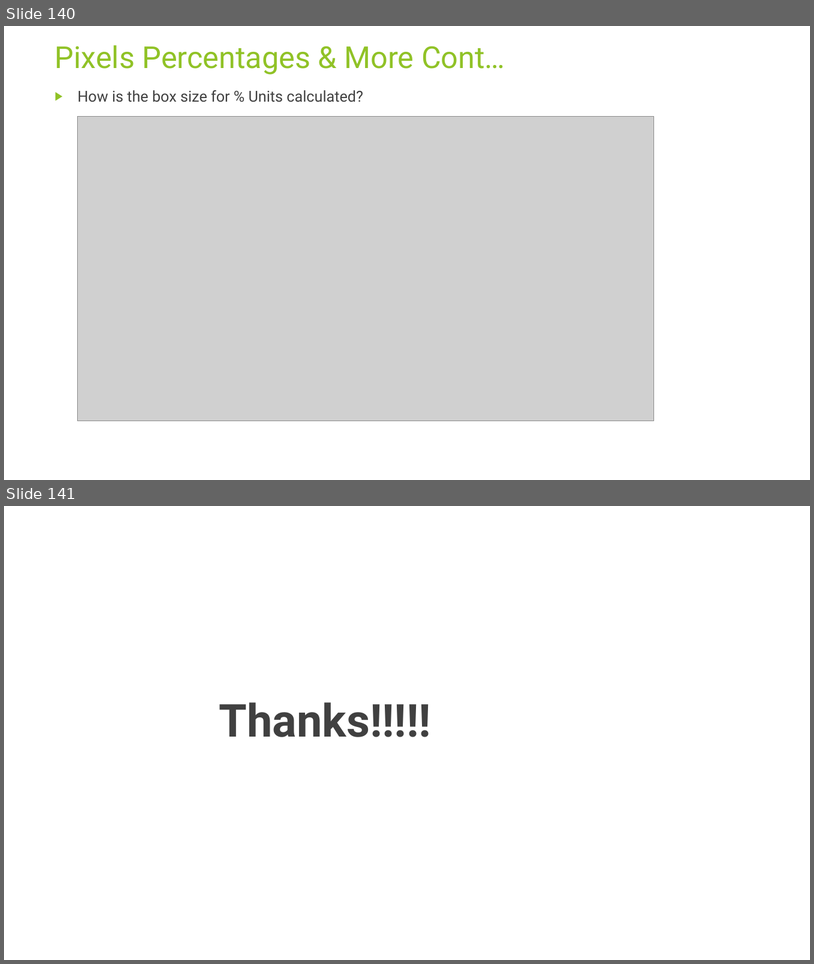
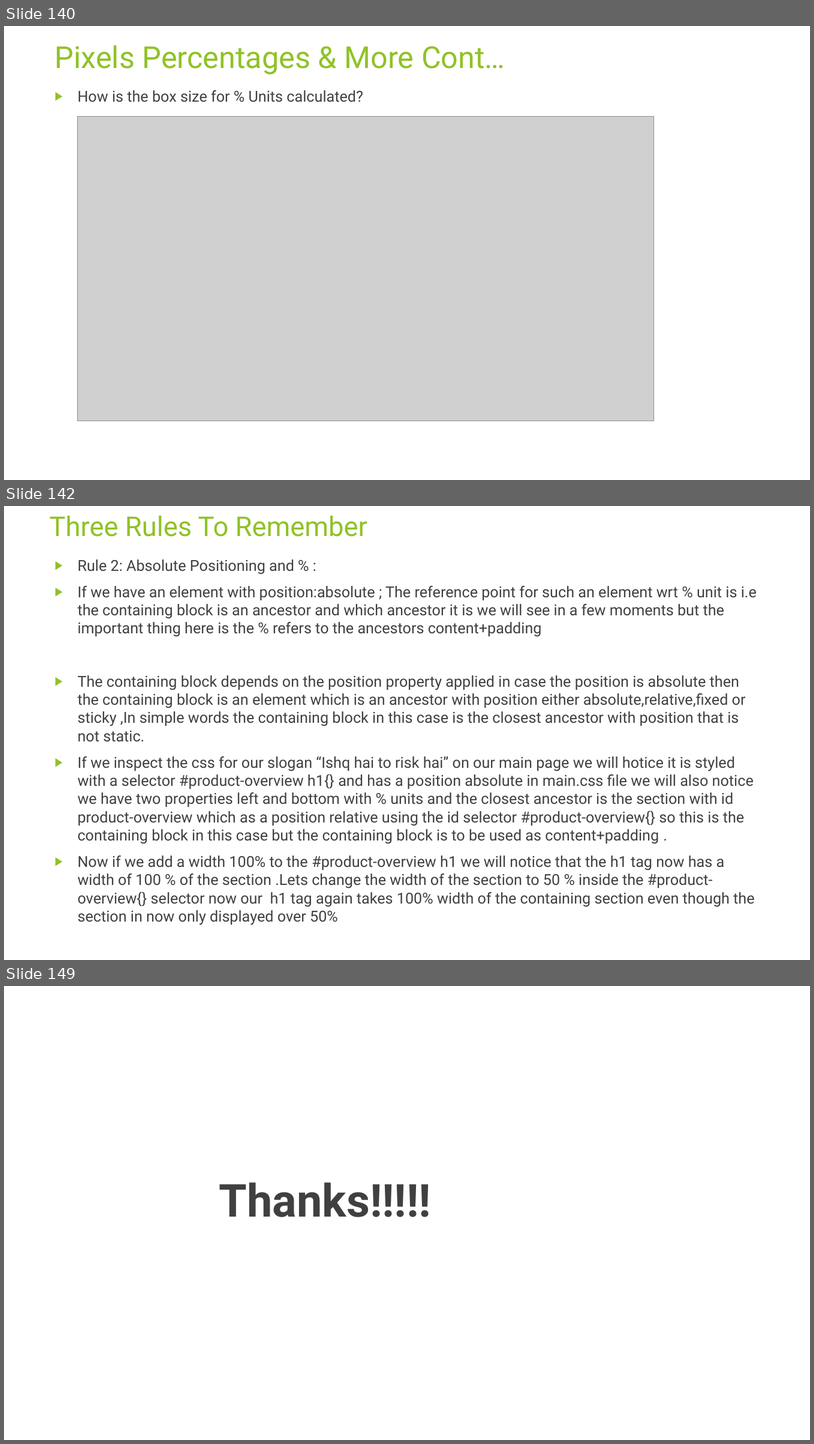
Before and after one commit to rudhrainfogain/CSS, a slide deck: PPT/Css-v8.pptx. Shown one above the other, each under a label of ours: slides 140 and 141 before the commit, slides 140, 142 and 149 after it; the slides between them are not shown. The pictures are 814x964 and 814x1444 pixels, drawn with LibreOffice and Linux fonts; fonts in the diff are those of the drawing; grey boxes stand for pictures. Boxes give left, top, right and bottom in pixels: in the first picture for what was removed or moved away, otherwise in the second. Text is boxed around its words. In the diff, an @@ line names an element or a change of style, - is before the commit and + after.

Commit message:
ThreeRulesToRemember

```diff
--- a/PPT/Css-v8.pptx
+++ b/PPT/Css-v8.pptx
@@ slide 142 added at [4,506,810,960], background #FFFFFF @@
@@ title added at [50,516,368,537], 32.4 pt, text #90C226 @@
+Three Rules To Remember
@@ text added at [78,559,757,925], 18 pt, text #404040 @@
+▶ Rule 2: Absolute Positioning and % :
+▶ If we have an element with position:absolute ; The reference point for such an element wrt % unit is i.e the containing block is an ancestor and which ancestor it is we will see in a few moments but the important thing here is the % refers to the ancestors content+padding
+▶ The containing block depends on the position property applied in case the position is absolute then the containing block is an element which is an ancestor with position either absolute,relative,fixed or sticky ,In simple words the containing block in this case is the closest ancestor with position that is not static.
+▶ If we inspect the css for our slogan “Ishq hai to risk hai” on our main page we will hotice it is styled with a selector #product-overview h1{} and has a position absolute in main.css file we will also notice we have two properties left and bottom with % units and the closest ancestor is the section with id product-overview which as a position relative using the id selector #product-overview{} so this is the containing block in this case but the containing block is to be used as content+padding .
+▶ Now if we add a width 100% to the #product-overview h1 we will notice that the h1 tag now has a width of 100 % of the section .Lets change the width of the section to 50 % inside the #product-overview{} selector now our h1 tag again takes 100% width of the containing section even though the section in now only displayed over 50%
@@ what was slide 141 is now slide 149 @@
```
Also in this commit, not shown: 7 other slides added, 4 other files.
